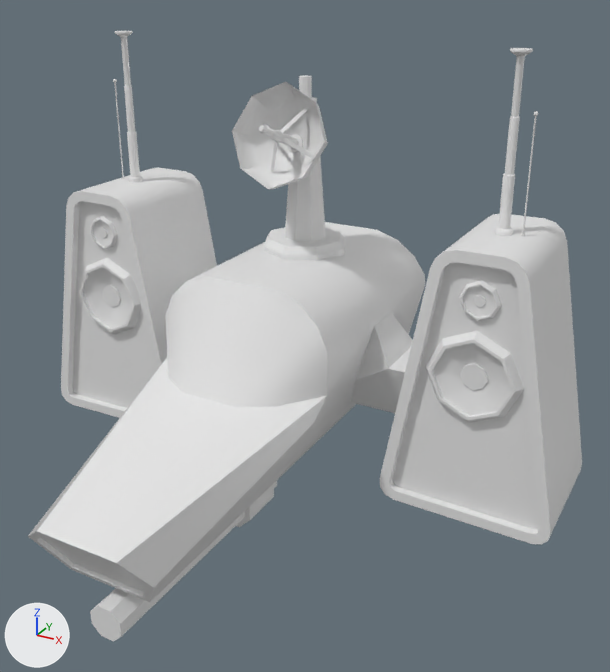
The FBX model Assets/Art/Models (FBX)/Second Boss Model/radiodj.fbx: old version first, new version second.
One viewpoint serves both versions: a 50 mm camera at (0.701, -1.064, 0.688) aimed at (0.186, -0.127, 0.219). The axes (+X, +Y, +Z) are drawn at lower left. The lights are the same throughout. Where no turn or scale is listed for an object, it has been applied to the vertices.

Script lines for the objects in view, before the commit:
```python
mat_material_001 = principled_material('Material.001')
mat_material_001.base_color = (0.8, 0.8, 0.8)  # white #e7e7e7
mat_material_001.roughness = 0.4
me_cube_004 = bpy.data.meshes.new('Cube.004')
me_cube_004.from_pydata(...)  # 4320 vertices, 3912 faces; spans x -0.436..0.436, y -0.51..0.206, z -0.293..0.378
me_cube_004.materials.append(mat_material_001)  # white #e7e7e7
ob_cube_004 = bpy.data.objects.new('Cube.004', me_cube_004)
ob_cube_004.location = (0.103, 0.0, 0.217)
```
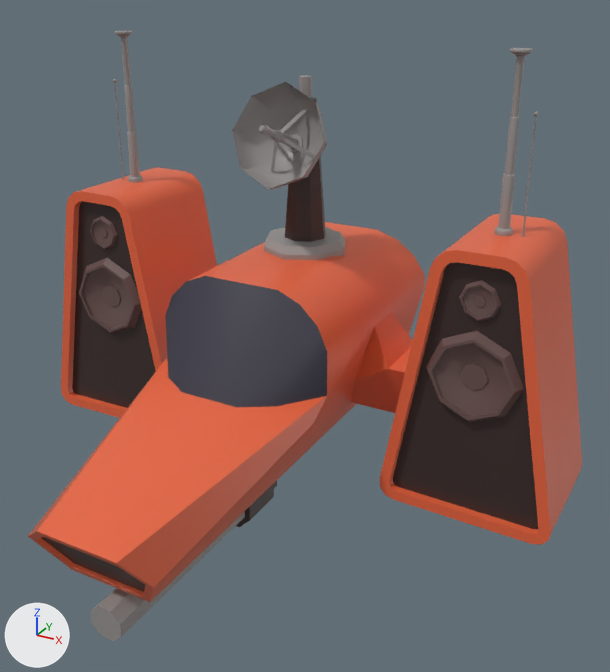
Boxes (x1, y1, x2, y2) around the edits, measured in the pictures (610 x 672 px):
'Cube.004', recoloured
    both: (28, 31, 582, 641)
part 1 of me_cube_004, recoloured
    both: (236, 481, 277, 527)
part 2 of me_cube_004, recoloured (grey to brown)
    both: (285, 97, 326, 242)
part 3 of me_cube_004, recoloured
    both: (41, 537, 145, 592)
part 4 of me_cube_004, recoloured
    both: (72, 201, 156, 408)
part 5 of me_cube_004, recoloured
    both: (393, 262, 538, 529)
part 6 of me_cube_004, recoloured (grey to brown)
    both: (425, 280, 524, 422)
part 7 of me_cube_004, recoloured (grey to brown)
    both: (79, 216, 142, 334)
part 8 of me_cube_004, recoloured
    both: (113, 31, 143, 183)
part 9 of me_cube_004, recoloured
    both: (495, 48, 538, 236)
part 10 of me_cube_004, recoloured
    both: (232, 75, 345, 260)
part 11 of me_cube_004, recoloured
    both: (92, 511, 245, 637)
part 12 of me_cube_004, recoloured
    both: (90, 606, 121, 641)
part 13 of me_cube_004, recoloured (white to grey)
    both: (165, 276, 327, 407)

What the commit changed:
Material 'Material.001' (mat_material_001) changes colour from white #e7e7e7 to orange #e76640; in linear values from (0.8, 0.8, 0.8) to (0.8, 0.132, 0.0506).
Material 'Material.003' (mat_material_003) is new.
Its base color is (0.143, 0.0859, 0.0811) (brown #6a5350).
Its roughness is 0.4.
Material 'Material' (mat_material) is new.
Its base color is (0.0398, 0.0387, 0.0605) (dark blue #383746).
Material 'Material.004' (mat_material_004) is new.
Its base color is (0.309, 0.292, 0.285) (grey #979391).
Its roughness is 0.4.
Material 'Material.002' (mat_material_002) is new.
Its base color is (0.0422, 0.0244, 0.0225) (brown #3a2b29).
Its roughness is 0.4.
me_cube_004 has 4320 vertices, 3912 faces and spans x -0.436..0.436, y -0.51..0.206, z -0.293..0.378.
me_cube_004 is used by ob_cube_004; location (0.103, 0.0, 0.217).
me_cube_004 part 1: 36 of the faces centred in x -0.032..0.032, y -0.203..-0.11, z -0.293..-0.207 switch from mat_material_001 (white #e7e7e7) to mat_material_002 (brown #3a2b29).
me_cube_004 part 2: 16 of the faces centred in x -0.021..0.021, y 0.003..0.045, z 0.195..0.296 switch from mat_material_001 (white #e7e7e7) to mat_material_002 (brown #3a2b29).
me_cube_004 part 3: 10 of the faces centred in x -0.06..0.06, y -0.495..-0.477, z -0.178..-0.143 switch from mat_material_001 (white #e7e7e7) to mat_material_002 (brown #3a2b29).
me_cube_004 part 4: 5 of the faces centred in x -0.355..-0.264, y -0.079..-0.078, z -0.196..0.073 switch from mat_material_001 (white #e7e7e7) to mat_material_002 (brown #3a2b29).
me_cube_004 part 5: 5 of the faces centred in x 0.264..0.355, y -0.079..-0.078, z -0.196..0.073 switch from mat_material_001 (white #e7e7e7) to mat_material_002 (brown #3a2b29).
me_cube_004 part 6: 82 of the faces centred in x 0.256..0.363, y -0.089..-0.075, z -0.083..0.102 switch from mat_material_001 (white #e7e7e7) to mat_material_003 (brown #6a5350).
me_cube_004 part 7: 81 of the faces centred in x -0.363..-0.256, y -0.089..-0.075, z -0.083..0.102 switch from mat_material_001 (white #e7e7e7) to mat_material_003 (brown #6a5350).
me_cube_004 part 8: 1602 of the faces centred in x -0.336..-0.295, y -0.007..0.02, z 0.147..0.378 switch from mat_material_001 (white #e7e7e7) to mat_material_004 (grey #979391).
me_cube_004 part 9: 1588 of the faces centred in x 0.295..0.336, y -0.007..0.02, z 0.147..0.378 switch from mat_material_001 (white #e7e7e7) to mat_material_004 (grey #979391).
me_cube_004 part 10: 192 of the faces centred in x -0.061..0.061, y -0.098..0.081, z 0.068..0.327 switch from mat_material_001 (white #e7e7e7) to mat_material_004 (grey #979391).
me_cube_004 part 11: 8 of the faces centred in x -0.023..0.023, y -0.341, z -0.285..-0.238 switch from mat_material_001 (white #e7e7e7) to mat_material_004 (grey #979391).
me_cube_004 part 12: 1 of the faces centred in x 0.0, y -0.479, z -0.261 switch from mat_material_001 (white #e7e7e7) to mat_material_004 (grey #979391).
me_cube_004 part 13: all 7 faces centred in x -0.119..0.119, y -0.201..-0.176, z -0.042..0.037 switch from mat_material_001 (white #e7e7e7) to mat_material (dark blue #383746).
